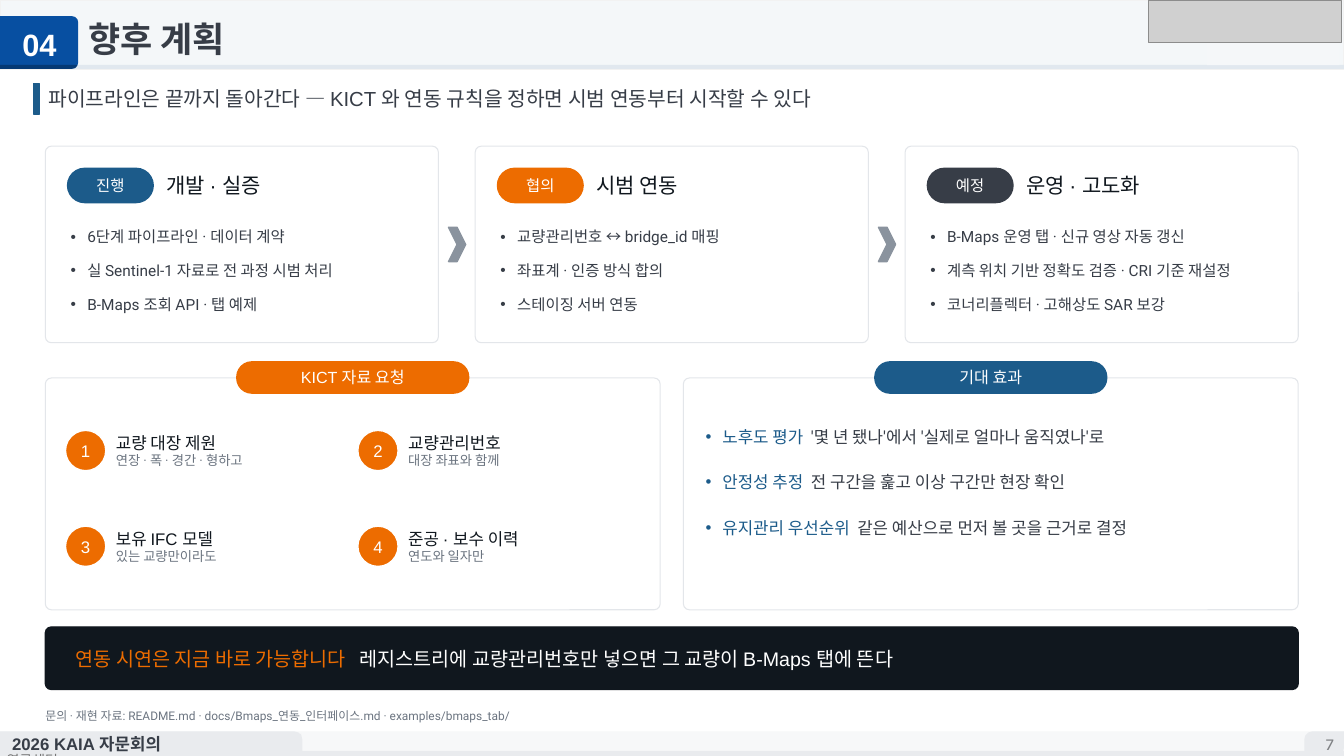
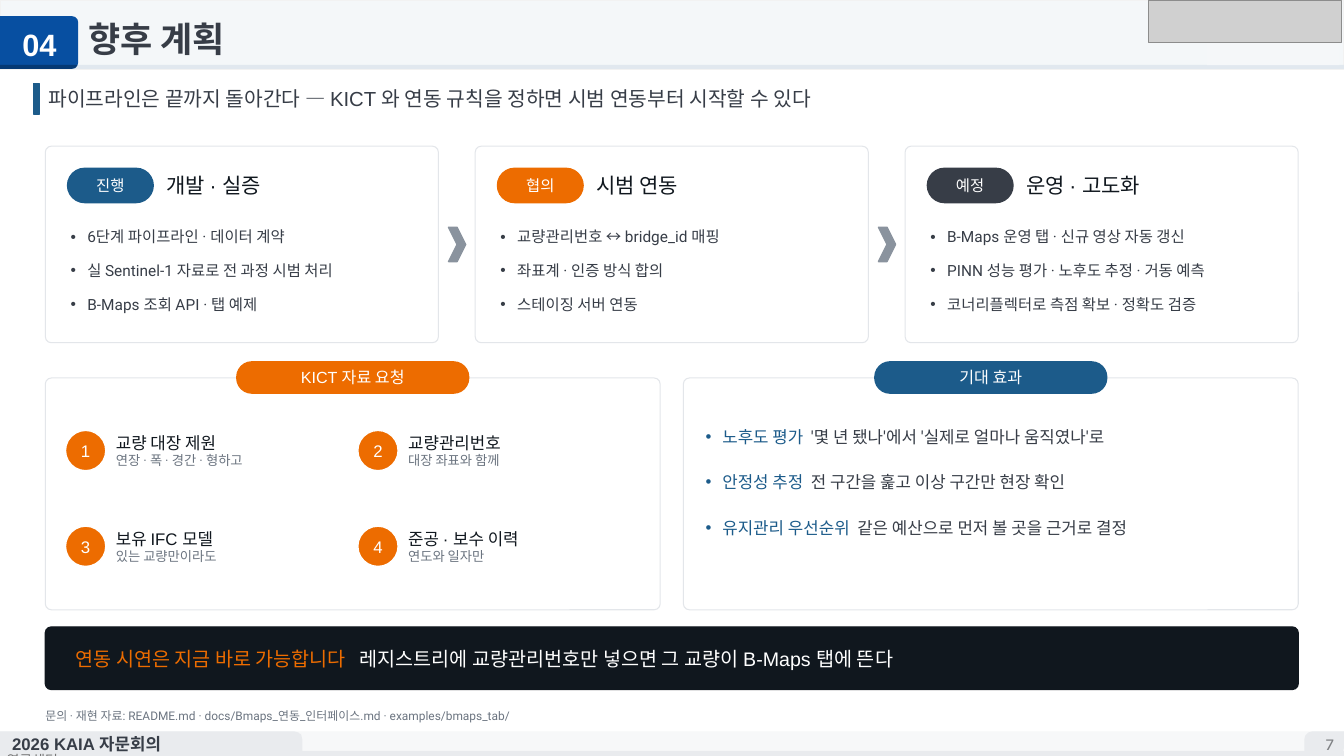
Before and after one commit to tjddnr8334-sudo/inframon, a slide deck: slide 7 of docs/KICT_Bmaps_Inframon_연구개발_7p_vF.pptx. Drawn at 1344x756 pixels with LibreOffice and Linux fonts; fonts in the diff are those of the drawing; grey boxes stand for pictures; background and template pictures are left out. Boxes give left, top, right and bottom in pixels: in the first picture for what was removed or moved away, otherwise in the second. Text is boxed around its words. In the diff, an @@ line names an element or a change of style, - is before the commit and + after.

```diff
--- a/docs/KICT_Bmaps_Inframon_연구개발_7p_vF.pptx
+++ b/docs/KICT_Bmaps_Inframon_연구개발_7p_vF.pptx
@@ text at [947, 263, 1204, 312]: text changed @@
-• 계측 위치 기반 정확도 검증 · CRI 기준 재설정
-• 코너리플렉터 · 고해상도 SAR 보강
+• PINN 성능 평가 · 노후도 추정 · 거동 예측
+• 코너리플렉터로 측점 확보 · 정확도 검증
```
Also in this commit, not shown: 3 other slides changed, 3 other files.
